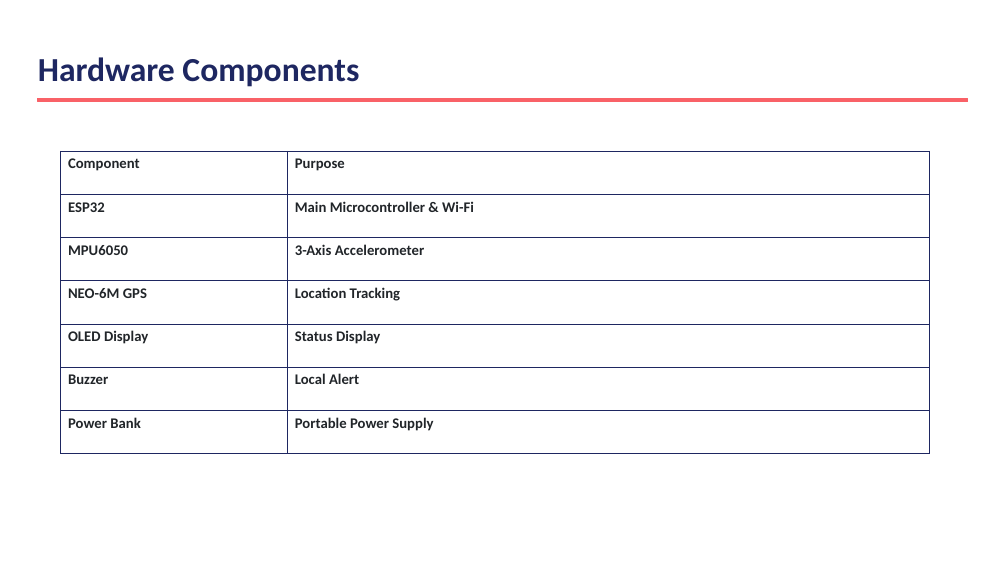
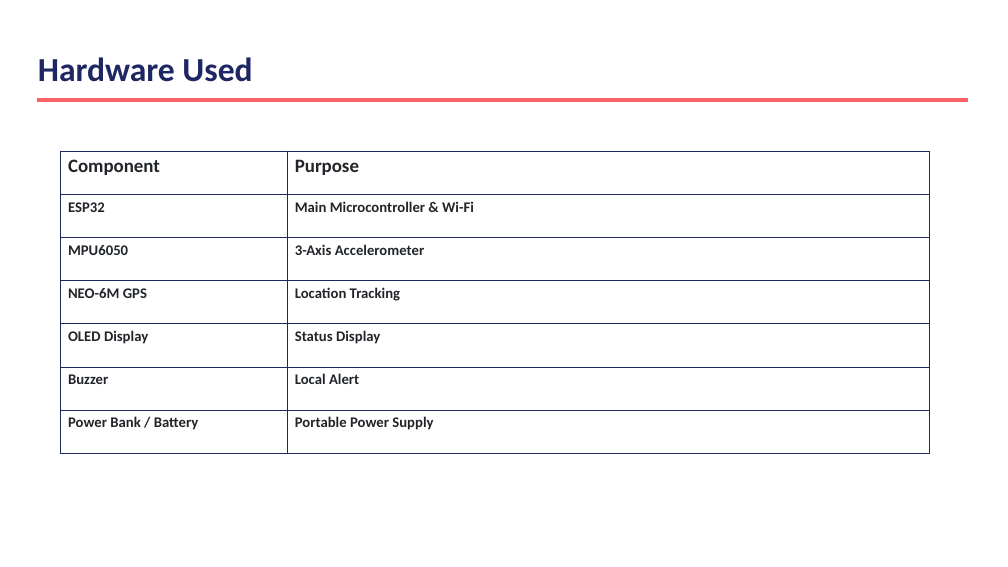
Before and after one commit to yahyazoom17/RPDS, a slide deck: slide 5 of pothole-review.pptx. Drawn at 1008x567 pixels with LibreOffice and Linux fonts; fonts in the diff are those of the drawing. Boxes give left, top, right and bottom in pixels: in the first picture for what was removed or moved away, otherwise in the second. Text is boxed around its words. In the diff, an @@ line names an element or a change of style, - is before the commit and + after.

```diff
--- a/pothole-review.pptx
+++ b/pothole-review.pptx
@@ text at box(38, 57, 252, 82): text changed @@
-Hardware Components
+Hardware Used
@@ table at box(60, 151, 930, 434) @@
-row 7, column 1: Power Bank
+row 7, column 1: Power Bank / Battery
@@ size 14 to 18 pt in "Component", "Purpose" @@
```
Also in this commit, not shown: 10 other slides changed, 2 slides removed, 24 other files.
